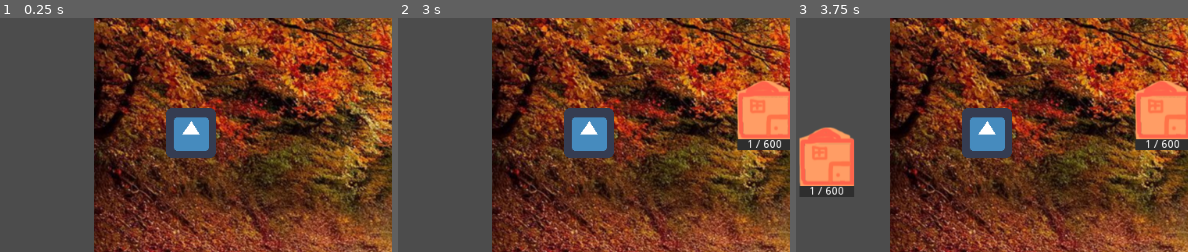
Above: before the commit, frames 1-3 (left to right).
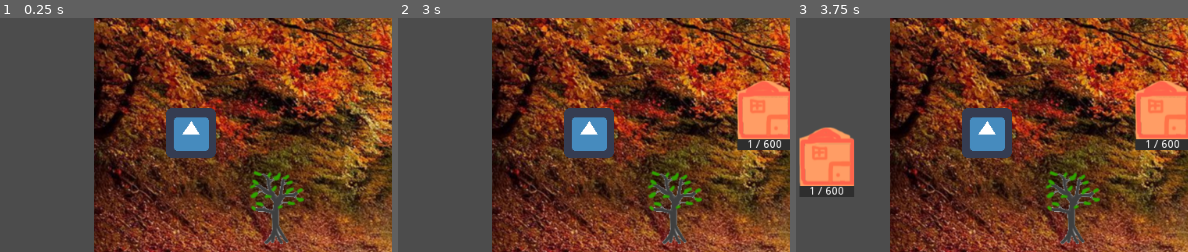
Above: after the commit, the same moments.

Repository: Xinginn/proficio
Game: Godot game, scene res://scenes/Playground/Playground.tscn
Two runs of this game, one before a commit and one after it. Both use one fixed random seed, a clock stepped at 60 frames per second and the inputs below. The engine's default icon, where the game draws it, is replaced by a stand-in: a white triangle on a blue panel in a dark square.
Inputs (mouse positions are % of the whole screen's width and height, from its top left):
- Up to frame 1 (0.25 s): no input
- Up to frame 2 (3 s): click (4, 91) at 0.5 s; click (4, 91) at 1.25 s; click (4, 91) at 2 s; tap Enter at 2.75 s; move the mouse to (71, 45) at 2.77 s; click (71, 45) at 2.92 s
- Up to frame 3 (3.75 s): tap Space at 3.5 s; move the mouse to (29, 55) at 3.52 s; click (29, 55) at 3.67 s
The pictures show only the part of the screen within x 25-75%, y 25-75%; the shares and areas given below are measured in that part.

The runs differ from the first frame. In frame 1, 1.5% of the frame differs, in the area x 63-78%, y 65-97%; in frame 2, 1.5%; in frame 3, 1.5%.

Commit message:
ajout entité de récolte
+création d'une classe mère pour la declaration des variables et la gestion des methodes de bases (entrée, sortie, base de ramassage)
+création d'une entité fille spécifique au ramassage de bois, avec spécification des valeurs des variables, et surcharge de la methode de ramassage pour determiner le type et le nombre de la ressource obtenue
+ajout des variables et d'un TextureProgress à l'entité Actor pour suivre l'existence et l'avancement de la récolte

Diff:
--- a/entities/Actor/Actor.gd
+++ b/entities/Actor/Actor.gd
@@ -2,9 +2,16 @@
 
 class_name Actor
 
+const HARVEST_GAIN_PER_SECOND = 50
+
+onready var texture_progress: TextureProgress = $TextureProgress
+
 var move_speed: float = 100.0
 var target_position = null
 var velocity = null
+
+var harvest_progress: float = 0.0 setget _set_harvest_progress
+var current_resource_spot = null
 
 # stats
 var def = 1
@@ -12,6 +19,8 @@
 # skills
 var leatherwork = 10
 var leatherwork_xp = 0
+var gathering = 10
+var gathering_xp = 10
 # masteries
 var construction = 20
 var construction_xp = 0
@@ -19,6 +28,16 @@
 var light_armor_xp = 0
 
 var inventory: Inventory = Inventory.new()
+
+func _set_harvest_progress(value: float) -> void:
+  if !current_resource_spot:
+    harvest_progress = 0.0
+  else:
+    harvest_progress = clamp(value, 0.0, current_resource_spot.duration)
+    if harvest_progress == current_resource_spot.duration:
+      current_resource_spot.harvest(self)
+      harvest_progress = 0.0
+    texture_progress.value = int(harvest_progress)
 
 func has_resources(needs: Dictionary) -> bool:
   for resource in needs:
@@ -40,14 +59,15 @@
   target_position = null
   velocity = Vector2(0,0)
 
-func _physics_process(delta):
-  if target_position != null:
-    velocity = global_position.direction_to(target_position) * move_speed
-    if global_position.distance_to(target_position) > 5:
-      velocity = move_and_slide(velocity)
-    else:
-      global_position = target_position
-      target_position = null
+func start_harvesting(spot):
+  current_resource_spot = spot
+  texture_progress.max_value = spot.duration
+  texture_progress.show()
+
+func stop_harvesting() -> void:
+  self.harvest_progress = 0.0
+  current_resource_spot = null
+  texture_progress.hide()
 
 
 # cette methode fait gagner de l'xp à la stat envoyée en argument,
@@ -77,3 +97,18 @@
     # on applique le gain d'xp
     set(attribute.attribute_name + "_xp", total_xp)
 #    print("new_xp de " + attribute.attribute_name + ": " + str(get(attribute.attribute_name + "_xp")))
+
+func _ready() -> void:
+  texture_progress.hide()
+
+func _physics_process(delta):
+  if target_position != null:
+    velocity = global_position.direction_to(target_position) * move_speed
+    if global_position.distance_to(target_position) > 5:
+      velocity = move_and_slide(velocity)
+    else:
+      global_position = target_position
+      target_position = null
+  if !!current_resource_spot:
+    var harvest_gain = get(current_resource_spot.skill) * HARVEST_GAIN_PER_SECOND * delta
+    self.harvest_progress += harvest_gain
--- a/entities/Actor/Actor.tscn
+++ b/entities/Actor/Actor.tscn
@@ -1,7 +1,9 @@
-[gd_scene load_steps=4 format=2]
+[gd_scene load_steps=6 format=2]
 
 [ext_resource path="res://icon.png" type="Texture" id=1]
 [ext_resource path="res://entities/actor/actor.gd" type="Script" id=2]
+[ext_resource path="res://assets/texture_front.png" type="Texture" id=3]
+[ext_resource path="res://assets/texture_back.png" type="Texture" id=4]
 
 [sub_resource type="RectangleShape2D" id=1]
 extents = Vector2( 31.7171, 31.7438 )
@@ -14,3 +16,17 @@
 
 [node name="CollisionShape2D" type="CollisionShape2D" parent="."]
 shape = SubResource( 1 )
+
+[node name="TextureProgress" type="TextureProgress" parent="."]
+margin_left = 33.0
+margin_top = -31.0
+margin_right = 38.0
+margin_bottom = 32.0
+mouse_filter = 2
+texture_under = ExtResource( 4 )
+texture_progress = ExtResource( 3 )
+fill_mode = 3
+nine_patch_stretch = true
+__meta__ = {
+"_edit_use_anchors_": false
+}
--- a/entities/Building/Building.gd
+++ b/entities/Building/Building.gd
@@ -105,13 +105,12 @@
     if queue_size == 0:
       is_crafting = true
   else:
-    print('not enough resources')
+    pass
 
 func _on_cancel_requested(index) -> void:
   var refund = craft_queue[index].resources
   for res in refund.keys():
     building_owner.add_resource(res, refund[res])
-  print('refunded', building_owner.inventory.resources)
   craft_queue.remove(index)
   emit_signal('craft_queue_changed', craft_queue)
   if craft_queue.size() == 0:
--- /dev/null
+++ b/entities/resource_spot/resource_spot.gd
@@ -0,0 +1,27 @@
+extends Sprite
+
+class_name ResourceSpot
+
+var skill: String
+var xp_gain: int
+var duration: int
+var remaining_harvests: int
+# TODO changement de sprite selon harvest restantes
+var required_tools: Array = []
+
+# destiné à être surchargé
+func harvest(harvester) -> void:
+  harvester.gain_xp(skill, xp_gain)
+  remaining_harvests -= 1
+  if remaining_harvests == 0:
+    queue_free()
+
+func _on_body_entered(body):
+  if body is Actor:
+    body.stop_moving()
+    if required_tools == [] || required_tools.has(body.inventory.gear['main_hand']._name):
+      body.start_harvesting(self)
+
+func _on_body_exited(body):
+  if body is Actor:
+    body.stop_harvesting()
--- /dev/null
+++ b/entities/resource_spot/resource_spot.tscn
@@ -0,0 +1,18 @@
+[gd_scene load_steps=4 format=2]
+
+[ext_resource path="res://entities/resource_spot/resource_spot.gd" type="Script" id=1]
+[ext_resource path="res://icon.png" type="Texture" id=2]
+
+[sub_resource type="RectangleShape2D" id=1]
+extents = Vector2( 3.97826, 4.32016 )
+
+[node name="ResourceSpot" type="Sprite"]
+texture = ExtResource( 2 )
+script = ExtResource( 1 )
+
+[node name="Area2D" type="Area2D" parent="."]
+
+[node name="CollisionShape2D" type="CollisionShape2D" parent="Area2D"]
+shape = SubResource( 1 )
+[connection signal="body_entered" from="Area2D" to="." method="_on_body_entered"]
+[connection signal="body_exited" from="Area2D" to="." method="_on_body_exited"]
--- /dev/null
+++ b/entities/resource_spot/wood_spot/wood_spot.gd
@@ -0,0 +1,14 @@
+extends ResourceSpot
+
+func _ready():
+  skill = "gathering"
+  xp_gain = 5
+  duration = 1000
+  remaining_harvests = 2
+
+func harvest(harvester) -> void:
+  #gain de ressources
+  var resource_gain = GameManager.rng.randi_range(1,3)
+  harvester.add_resource("wood", resource_gain)
+  # l'appel a xp_gain et la gestion de perte de remaing_harvest est gérée par la classe mère
+  .harvest(harvester)
--- /dev/null
+++ b/entities/resource_spot/wood_spot/wood_spot.tscn
@@ -0,0 +1,9 @@
+[gd_scene load_steps=4 format=2]
+
+[ext_resource path="res://entities/resource_spot/resource_spot.tscn" type="PackedScene" id=1]
+[ext_resource path="res://entities/resource_spot/wood_spot/wood_spot.gd" type="Script" id=2]
+[ext_resource path="res://assets/resource_spots/resource_spot_wood_2.png" type="Texture" id=3]
+
+[node name="WoodSpot" instance=ExtResource( 1 )]
+texture = ExtResource( 3 )
+script = ExtResource( 2 )
--- a/project.godot
+++ b/project.godot
@@ -49,6 +49,11 @@
 "language": "GDScript",
 "path": "res://classes/item/equipable/armors/leather_jacket.gd"
 }, {
+"base": "Sprite",
+"class": "ResourceSpot",
+"language": "GDScript",
+"path": "res://entities/resource_spot/resource_spot.gd"
+}, {
 "base": "Node",
 "class": "WearAttribute",
 "language": "GDScript",
@@ -63,6 +68,7 @@
 "Inventory": "",
 "Item": "",
 "LeatherJacket": "",
+"ResourceSpot": "",
 "WearAttribute": ""
 }
 
--- a/scenes/Playground/Playground.gd
+++ b/scenes/Playground/Playground.gd
@@ -4,10 +4,11 @@
 
 onready var player = $World/Player
 onready var buildings_holder = $BuildingsHolder
+onready var resource_spots_holder = $ResourceSpotsHolder
 
 onready var building_ghost = $BuildingGhost
 
-# var et non onready car le GUI est (pour l'instant un child de la camera, child de player, non certain au départ
+# var est non onready car le GUI est (pour l'instant un child de la camera, child de player, non certain au départ
 var craft_panel
 
 var is_placing_building = false
--- a/scenes/Playground/Playground.tscn
+++ b/scenes/Playground/Playground.tscn
@@ -10,6 +10,7 @@
 [ext_resource path="res://assets/texture_back.png" type="Texture" id=8]
 [ext_resource path="res://assets/texture_front.png" type="Texture" id=9]
 [ext_resource path="res://scenes/playground/craft_panel.gd" type="Script" id=10]
+[ext_resource path="res://entities/resource_spot/wood_spot/wood_spot.tscn" type="PackedScene" id=11]
 
 [sub_resource type="StyleBoxFlat" id=1]
 bg_color = Color( 0.231373, 0.329412, 0.596078, 0.486275 )
@@ -114,5 +115,10 @@
 texture = ExtResource( 4 )
 
 [node name="BuildingsHolder" type="Node2D" parent="."]
+
+[node name="ResourceSpotsHolder" type="Node2D" parent="."]
+
+[node name="WoodSpot" parent="ResourceSpotsHolder" instance=ExtResource( 11 )]
+position = Vector2( 233.042, 395.827 )
 [connection signal="pressed" from="World/Player/Camera2D/BuildingButton" to="." method="build_mode_on"]
 [connection signal="pressed" from="World/Player/Camera2D/CraftPanel/CurrentCraftIcon/CurrentCraftButton" to="World/Player/Camera2D/CraftPanel" method="_on_queue_button_cancel_pressed" binds= [ 0 ]]
Binary file added: assets/resource_spots/resource_spot_wood_0.png
Not shown, added: assets/resource_spots/resource_spot_wood_0.png.import
Binary file added: assets/resource_spots/resource_spot_wood_1.png
Not shown, added: assets/resource_spots/resource_spot_wood_1.png.import
Binary file added: assets/resource_spots/resource_spot_wood_2.png
Not shown, added: assets/resource_spots/resource_spot_wood_2.png.import
Not shown: 1 places in scenes/Playground/Playground.tscn that only renumber resources
